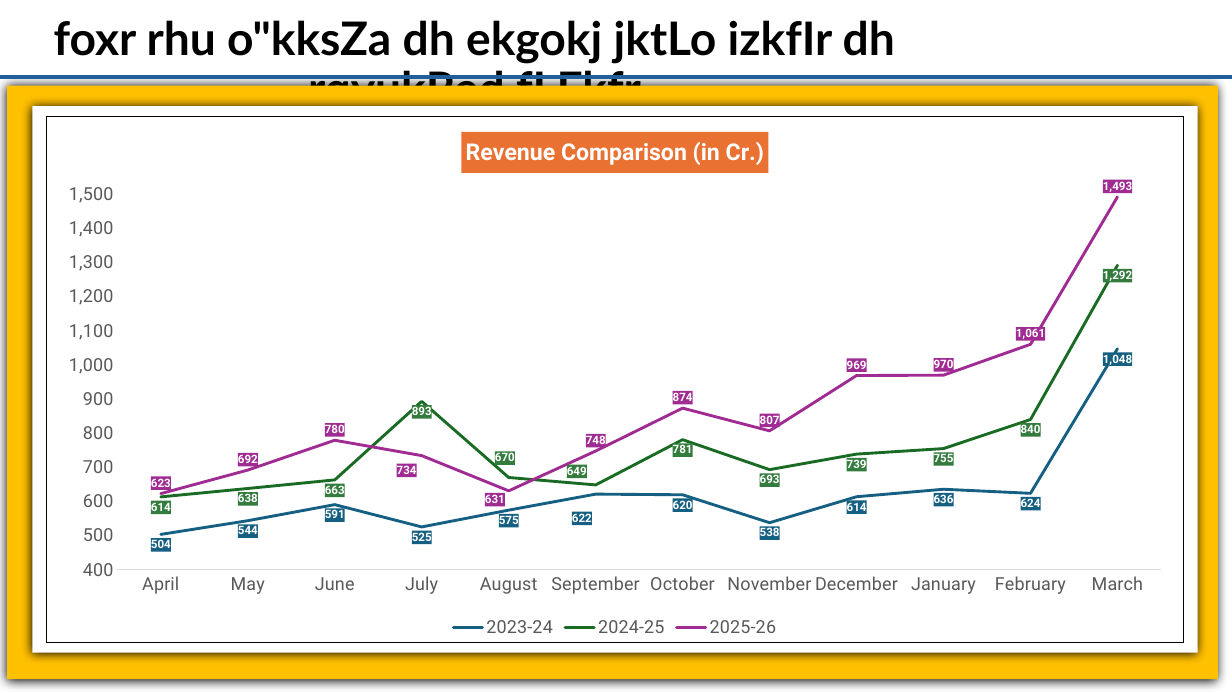
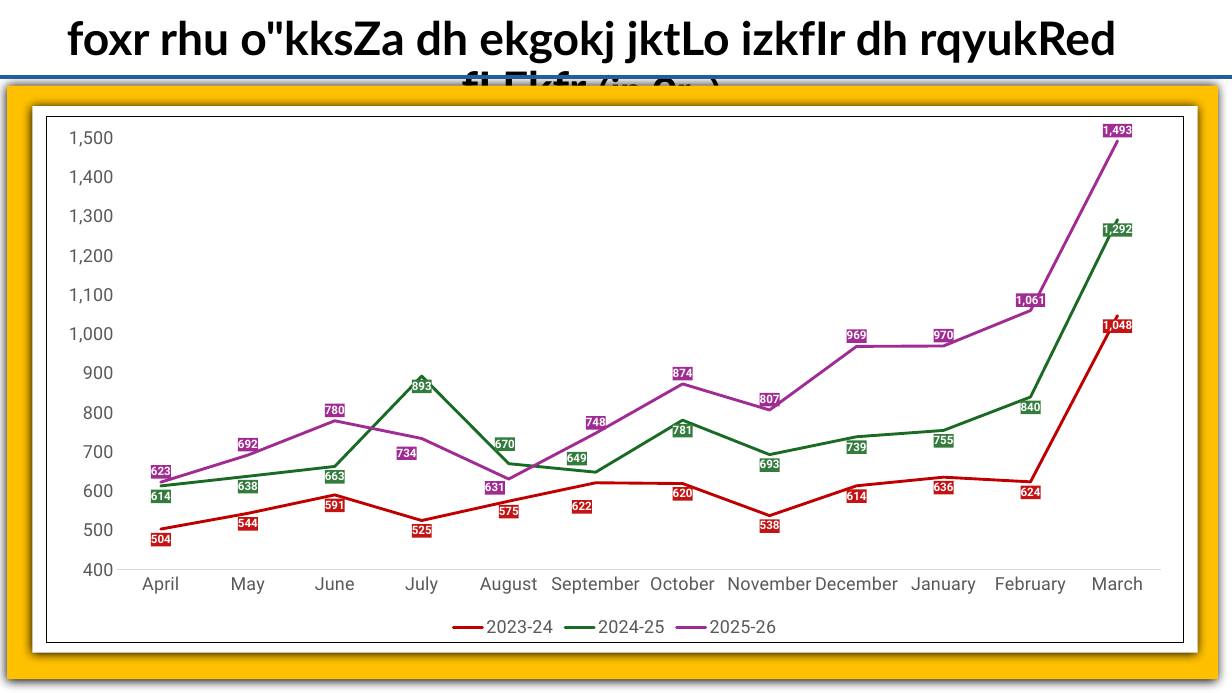
Before and after one commit to ITMSAnalyticsTeam/Common_Folder, a slide deck: slide 5 of HCM_Meeting_5_5_2026.pptx. Drawn at 1232x693 pixels with LibreOffice and Linux fonts; fonts in the diff are those of the drawing. Boxes give left, top, right and bottom in pixels: in the first picture for what was removed or moved away, otherwise in the second. Text is boxed around its words. In the diff, an @@ line names an element or a change of style, - is before the commit and + after.

```diff
--- a/HCM_Meeting_5_5_2026.pptx
+++ b/HCM_Meeting_5_5_2026.pptx
@@ text at (67, 20, 1116, 115): text changed @@
-foxr rhu o"kksZa dh ekgokj jktLo izkfIr dh rqyukRed fLFkfr
+foxr rhu o"kksZa dh ekgokj jktLo izkfIr dh rqyukRed fLFkfr (in Cr. )
@@ line chart at (46, 116, 1184, 642) @@
@@ title "Revenue Comparison (in Cr.) " removed @@
@@ colour of 2023-24 #156082 to #C00000 @@
```
Also in this commit, not shown: 9 other slides changed, 1 other file.
